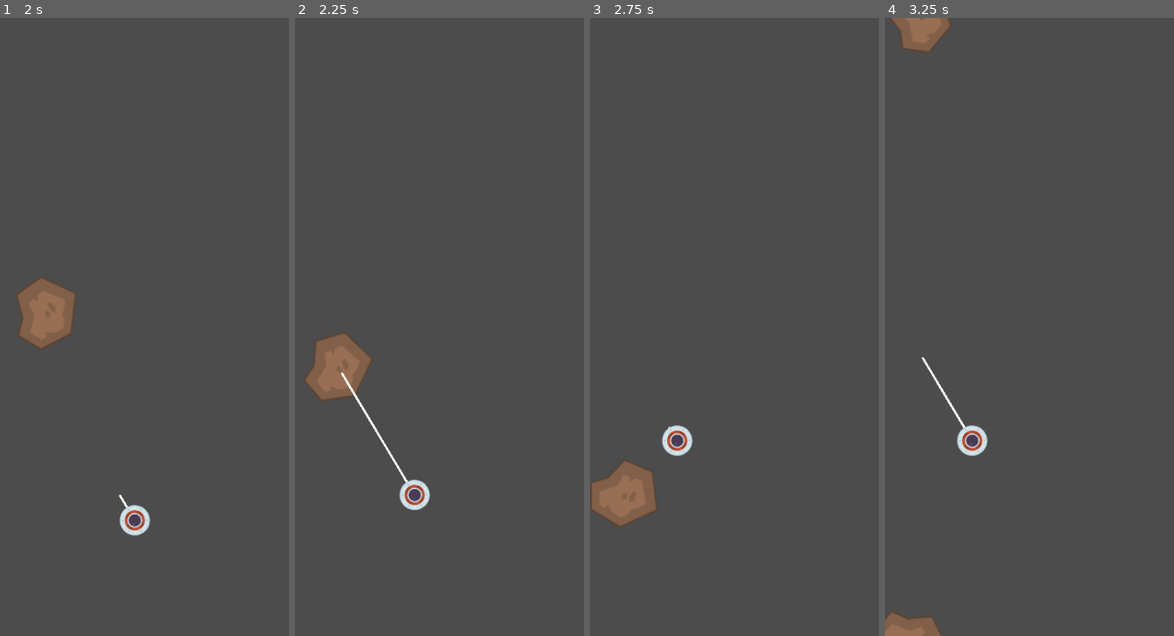
Above: before the commit, frames 1-4 (left to right).
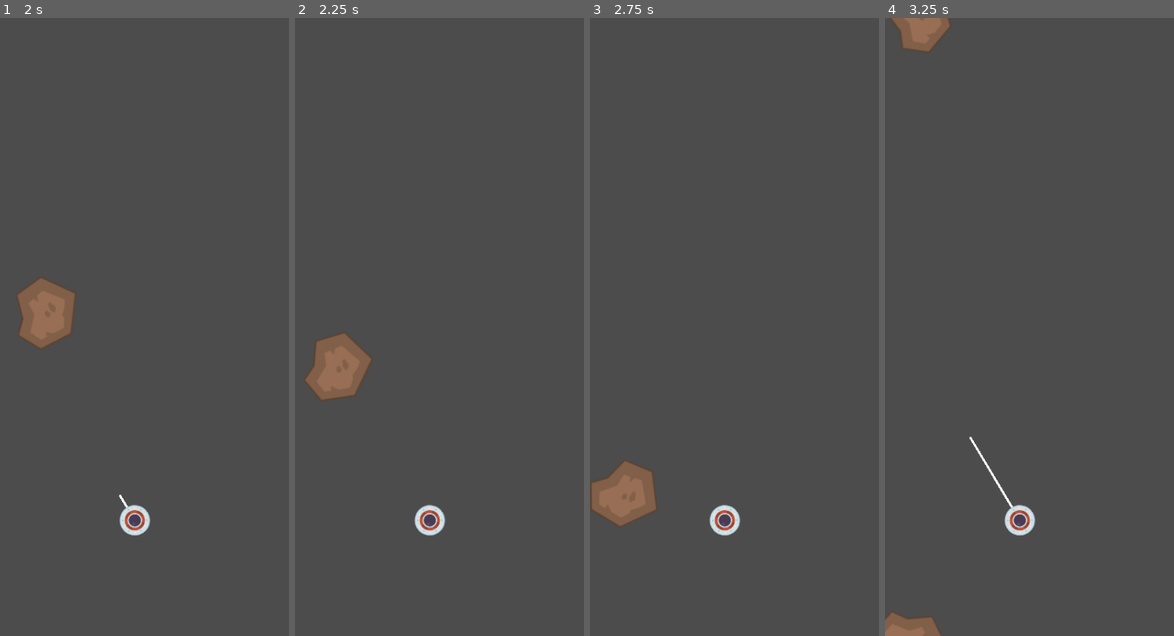
Above: after the commit, the same moments.

Repository: brendankhoury/To-the-moon-and-hack
Game: Godot game, scene res://Src/Main.tscn
Same seed, same stepped clock (60 frames per second), same inputs: the game is played once before the commit and once after it.
Inputs:
- Up to frame 1 (2 s): tap Space (tap) at 0.6, 1.35 s
- Up to frame 2 (2.25 s): tap Space (tap) at 2.1 s
- Up to frame 3 (2.75 s): no input
- Up to frame 4 (3.25 s): tap Space (tap) at 2.85 s

Frame 1 is identical in both runs. In frame 2, 0.9% of the frame differs, in the area x 16-53%, y 57-84%; in frame 3, 0.7%; in frame 4, 1.0%, in the area x 12-53%, y 54-84%.

Commit message:
Fixed a glitch where the grapple would connect to an asteroid while being cutoff

Diff:
--- a/Src/Actors/Player.gd
+++ b/Src/Actors/Player.gd
@@ -19,7 +19,12 @@
 	raycast.set_cast_to(Vector2(0, length))
 	grapple_collided = raycast.is_colliding()
 	if grapple_collided:
-		collision_point = raycast.get_collision_point()
+		if abs(global_position.distance_to(raycast.get_collision_point())) < 50:
+			collision_point = raycast.get_collision_point()
+		else:
+			grapple_length = 30
+			grapple_collided = false
+			is_grappling = false
 
 func _draw() -> void:
 	draw_line(
--- a/Src/Test Scene.tscn
+++ b/Src/Test Scene.tscn
@@ -10,7 +10,7 @@
 move_speed = 0
 
 [node name="Player" parent="." instance=ExtResource( 2 )]
-position = Vector2( 328.204, 424.27 )
-rotation = 2.65465
+position = Vector2( 327.537, 403.58 )
+rotation = 1.63886
 rotation_speed = 0.1
 max_grapple = 800
